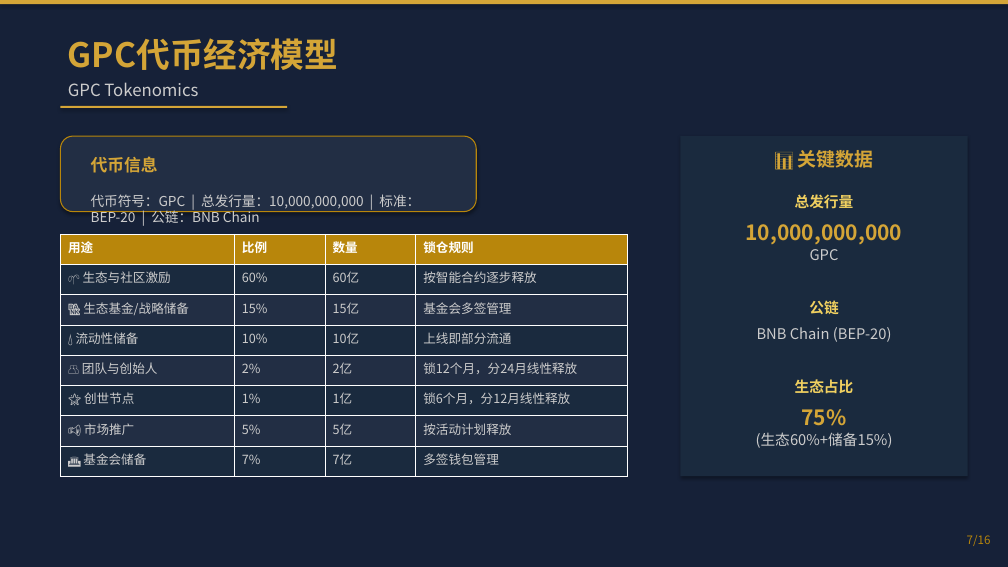
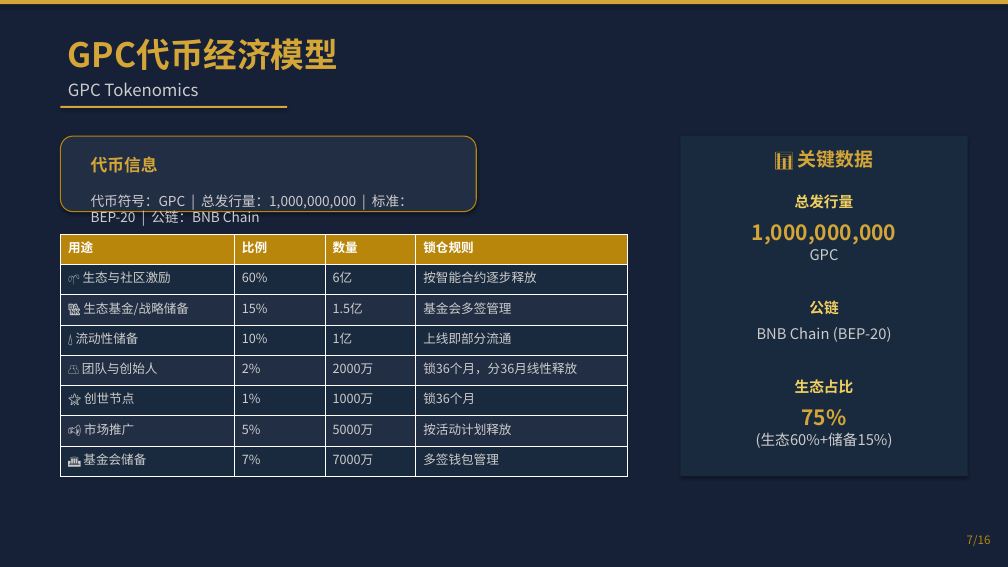
Before and after one commit to 7-Benson/golden-peacock-exchange, a slide deck: slide 7 of projects/金孔雀交易所PPT/金孔雀交易所_Golden_Peacock_Exchange.pptx. Drawn at 1008x567 pixels with LibreOffice and Linux fonts; fonts in the diff are those of the drawing. Boxes give left, top, right and bottom in pixels: in the first picture for what was removed or moved away, otherwise in the second. Text is boxed around its words. In the diff, an @@ line names an element or a change of style, - is before the commit and + after.

Commit message:
feat: 金孔雀交易所PPT v1.1 定位调整为综合性合规资产交易平台
- 定位从数字资产交易平台 → 多种合规复合型资产的综合性交易平台
- GPC总量从100亿调整为10亿
- 新增股票证券资产交易模块
- 创世节点及合伙人锁仓调整为36个月
- 交易所手续费月结
- 全部页面更新平台定位描述

```diff
--- a/projects/金孔雀交易所PPT/金孔雀交易所_Golden_Peacock_Exchange.pptx
+++ b/projects/金孔雀交易所PPT/金孔雀交易所_Golden_Peacock_Exchange.pptx
@@ text at box(91, 194, 413, 223): text changed @@
-代币符号：GPC | 总发行量：10,000,000,000 | 标准：BEP-20 | 公链：BNB Chain
+代币符号：GPC | 总发行量：1,000,000,000 | 标准：BEP-20 | 公链：BNB Chain
@@ table at box(60, 234, 628, 476) @@
-row 2, column 3: 60亿
+row 2, column 3: 6亿
-row 3, column 3: 15亿
+row 3, column 3: 1.5亿
-row 4, column 3: 10亿
+row 4, column 3: 1亿
-row 5, column 3: 2亿
+row 5, column 3: 2000万
-row 5, column 4: 锁12个月，分24月线性释放
+row 5, column 4: 锁36个月，分36月线性释放
-row 6, column 3: 1亿
+row 6, column 3: 1000万
-row 6, column 4: 锁6个月，分12月线性释放
+row 6, column 4: 锁36个月
-row 7, column 3: 5亿
+row 7, column 3: 5000万
-row 8, column 3: 7亿
+row 8, column 3: 7000万
@@ text at box(752, 224, 897, 244): text changed @@
-10,000,000,000
+1,000,000,000
```
Also in this commit, not shown: 13 other slides changed, 1 slide added, 1 slide removed, 2 other files.
